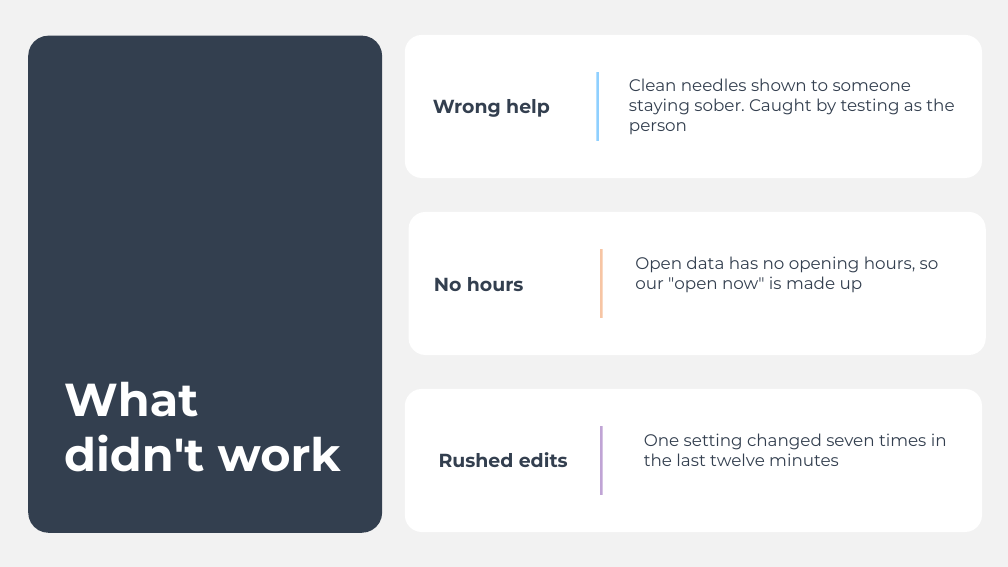
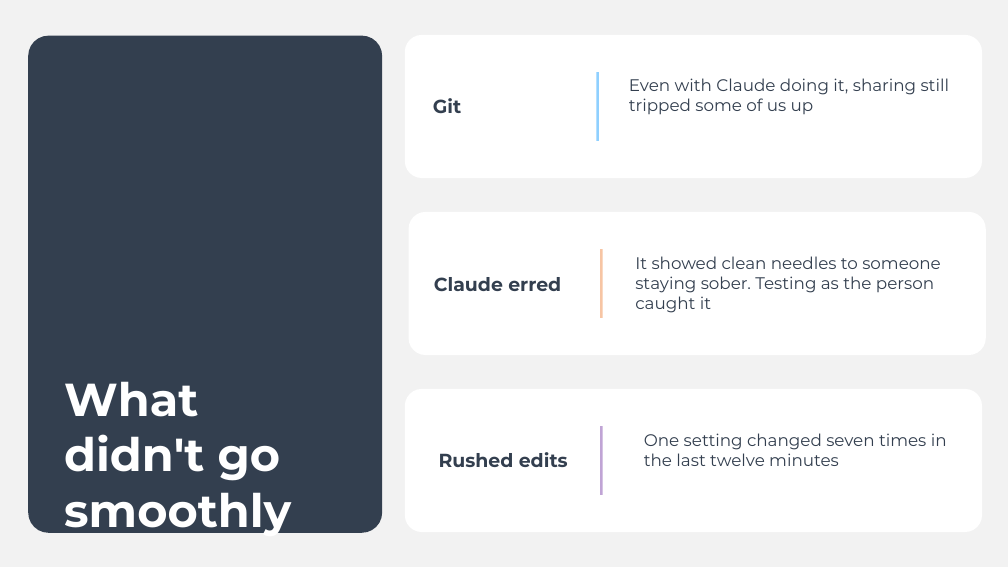
Before and after one commit to Mercator-Innovation/Innovation-Hackathon-Squad-G, a slide deck: slide 7 of show-and-tell/Gusto showcase deck.pptx (slide 6 before the commit). Drawn at 1008x567 pixels with LibreOffice and Linux fonts; fonts in the diff are those of the drawing. Boxes give left, top, right and bottom in pixels: in the first picture for what was removed or moved away, otherwise in the second. Text is boxed around its words. In the diff, an @@ line names an element or a change of style, - is before the commit and + after.

```diff
--- a/show-and-tell/Gusto showcase deck.pptx
+++ b/show-and-tell/Gusto showcase deck.pptx
@@ text at <box>629,78,950,115</box>: text changed @@
-Clean needles shown to someone staying sober. Caught by testing as the person
+Even with Claude doing it, sharing still tripped some of us up
@@ text at <box>433,98,461,114</box>: text changed @@
-Wrong help
+Git
@@ text at <box>635,256,941,313</box>: text changed @@
-Open data has no opening hours, so our "open now" is made up
+It showed clean needles to someone staying sober. Testing as the person caught it
@@ text at <box>434,277,561,292</box>: text changed @@
-No hours
+Claude erred
@@ text at <box>64,381,291,538</box>: text changed @@
-What didn't work
+What didn't go smoothly
```
Also in this commit, not shown: 2 other slides changed, 1 slide added, 2 other files.
